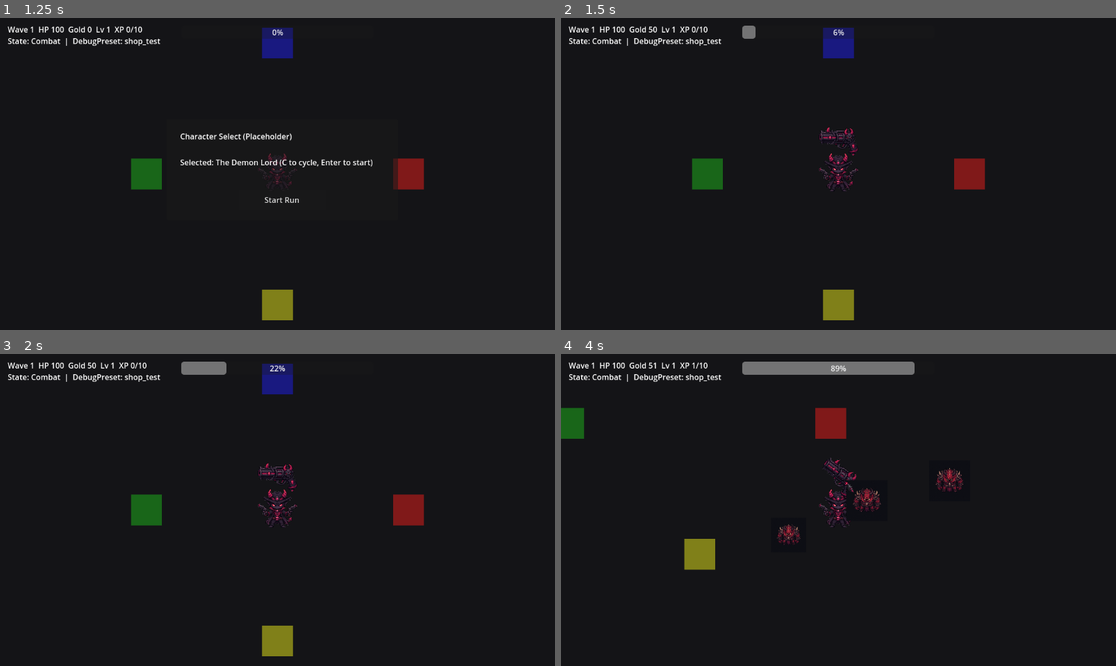
Above: before the commit, frames 1-4 (two rows, left to right).
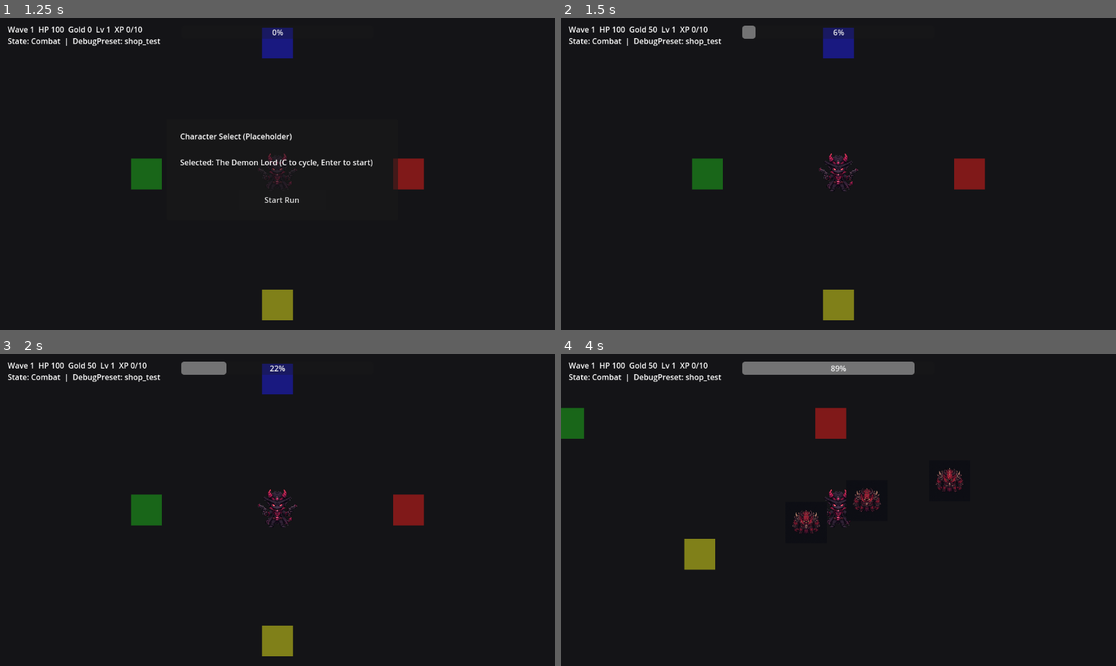
Above: after the commit, the same moments.

Repository: KevinRabbe/bullet-hell-roughe-lite
Game: Godot game, scene res://scenes/ui/MainMenu.tscn
Same seed, same stepped clock (60 frames per second), same inputs: the game is played once before the commit and once after it.
Inputs (mouse positions are in pixels of both pictures, inside the frame that each line leads up to):
- Up to frame 1 (1.25 s): click "Start Run" at 0.5 s
- Up to frame 2 (1.5 s): click "Start Run" at 1.25 s
- Up to frame 3 (2 s): no input
- Up to frame 4 (4 s): tap Enter at 2 s; move the mouse to (960, 494) at 2.02 s; hold D (move_right) 2.03-2.78 s; hold C (cycle_character) 2.03-2.78 s; click (960, 494) at 2.17 s; tap Space at 2.27, 3.02 s; move the mouse to (727, 525) at 2.77 s; hold S (move_down) 2.78-3.53 s; tap E (interact) at 2.85 s; move the mouse to (894, 441) at 3.52 s; hold D (move_right) from 3.53 s (still down); tap B at 3.6 s

Frame 1 is identical in both runs. In frame 2, 0.2% of the frame differs, in the area x 46-54%, y 34-45%; in frame 3, 0.2%; in frame 4, 0.5%, in the area x 16-54%, y 2-62%.

Commit message:
Add Harvester as second playable character with art pack

Diff:
--- a/data/characters/harvester.json
+++ b/data/characters/harvester.json
@@ -1,7 +1,7 @@
 {
   "id": "harvester",
   "display_name": "The Harvester",
-  "description": "Placeholder: sustain and drain-focused archetype.",
-  "starting_weapon_ids": ["scythe_alpha"],
-  "passive_tags": ["placeholder_passive"]
+  "description": "Kill-scaling fighter with a weak start and strong late snowball.",
+  "starting_weapon_ids": ["scrap_pistol"],
+  "passive_tags": ["efficient_harvest", "weak_start"]
 }
--- /dev/null
+++ b/data/weapons/bone_knife.tres
@@ -0,0 +1,26 @@
+[gd_resource type="Resource" script_class="WeaponData" load_steps=3 format=3]
+
+[ext_resource type="Script" path="res://scripts/weapons/weapon_data.gd" id="1"]
+[ext_resource type="Texture2D" path="res://assets/sprites/weapons/harvester/bone_knife.png" id="2"]
+
+[resource]
+script = ExtResource("1")
+icon = ExtResource("2")
+id = "bone_knife"
+display_name = "Bone Knife"
+description = "Close-range Harvester blade with fast strikes."
+family_id = "harvester"
+cooldown_seconds = 0.35
+damage = 6.0
+projectile_speed = 650.0
+attack_range = 0.8
+projectile_lifetime_seconds = 1.7
+projectile_scene_path = "res://scenes/weapons/Projectile.tscn"
+family = "harvester"
+price = 4
+tags = Array[String](["harvester", "melee"])
+stat_scaling = {
+"attack_speed": 1.0,
+"damage": 0.7,
+"range": 0.2
+}
--- /dev/null
+++ b/data/weapons/butcher_tool.tres
@@ -0,0 +1,26 @@
+[gd_resource type="Resource" script_class="WeaponData" load_steps=3 format=3]
+
+[ext_resource type="Script" path="res://scripts/weapons/weapon_data.gd" id="1"]
+[ext_resource type="Texture2D" path="res://assets/sprites/weapons/harvester/butcher_tool.png" id="2"]
+
+[resource]
+script = ExtResource("1")
+icon = ExtResource("2")
+id = "butcher_tool"
+display_name = "Butcher Tool"
+description = "Heavy Harvester finisher with high burst."
+family_id = "harvester"
+cooldown_seconds = 0.85
+damage = 16.0
+projectile_speed = 680.0
+attack_range = 0.95
+projectile_lifetime_seconds = 1.9
+projectile_scene_path = "res://scenes/weapons/Projectile.tscn"
+family = "harvester"
+price = 7
+tags = Array[String](["harvester", "burst"])
+stat_scaling = {
+"damage": 1.2,
+"attack_speed": 0.3,
+"range": 0.2
+}
--- /dev/null
+++ b/data/weapons/grave_rifle.tres
@@ -0,0 +1,26 @@
+[gd_resource type="Resource" script_class="WeaponData" load_steps=3 format=3]
+
+[ext_resource type="Script" path="res://scripts/weapons/weapon_data.gd" id="1"]
+[ext_resource type="Texture2D" path="res://assets/sprites/weapons/harvester/grave_rifle.png" id="2"]
+
+[resource]
+script = ExtResource("1")
+icon = ExtResource("2")
+id = "grave_rifle"
+display_name = "Grave Rifle"
+description = "Long-range precision Harvester firearm."
+family_id = "harvester"
+cooldown_seconds = 0.42
+damage = 8.0
+projectile_speed = 820.0
+attack_range = 1.3
+projectile_lifetime_seconds = 2.4
+projectile_scene_path = "res://scenes/weapons/Projectile.tscn"
+family = "harvester"
+price = 6
+tags = Array[String](["harvester", "rifle", "precision"])
+stat_scaling = {
+"damage": 0.9,
+"range": 0.8,
+"crit_chance": 0.4
+}
--- /dev/null
+++ b/data/weapons/heart_collector.tres
@@ -0,0 +1,26 @@
+[gd_resource type="Resource" script_class="WeaponData" load_steps=3 format=3]
+
+[ext_resource type="Script" path="res://scripts/weapons/weapon_data.gd" id="1"]
+[ext_resource type="Texture2D" path="res://assets/sprites/weapons/harvester/heart_collector.png" id="2"]
+
+[resource]
+script = ExtResource("1")
+icon = ExtResource("2")
+id = "heart_collector"
+display_name = "Heart Collector"
+description = "Siphons vitality while scaling with kills."
+family_id = "harvester"
+cooldown_seconds = 0.7
+damage = 9.0
+projectile_speed = 620.0
+attack_range = 1.0
+projectile_lifetime_seconds = 2.1
+projectile_scene_path = "res://scenes/weapons/Projectile.tscn"
+family = "harvester"
+price = 5
+tags = Array[String](["harvester", "vitality"])
+stat_scaling = {
+"damage": 0.9,
+"max_hp": 0.4,
+"range": 0.5
+}
--- /dev/null
+++ b/data/weapons/rusted_smg.tres
@@ -0,0 +1,26 @@
+[gd_resource type="Resource" script_class="WeaponData" load_steps=3 format=3]
+
+[ext_resource type="Script" path="res://scripts/weapons/weapon_data.gd" id="1"]
+[ext_resource type="Texture2D" path="res://assets/sprites/weapons/harvester/rusted_smg.png" id="2"]
+
+[resource]
+script = ExtResource("1")
+icon = ExtResource("2")
+id = "rusted_smg"
+display_name = "Rusted SMG"
+description = "High rate Harvester weapon that ramps over time."
+family_id = "harvester"
+cooldown_seconds = 0.14
+damage = 3.0
+projectile_speed = 760.0
+attack_range = 0.9
+projectile_lifetime_seconds = 1.8
+projectile_scene_path = "res://scenes/weapons/Projectile.tscn"
+family = "harvester"
+price = 5
+tags = Array[String](["harvester", "rapid"])
+stat_scaling = {
+"attack_speed": 1.2,
+"damage": 0.6,
+"range": 0.3
+}
--- /dev/null
+++ b/data/weapons/scrap_pistol.tres
@@ -0,0 +1,26 @@
+[gd_resource type="Resource" script_class="WeaponData" load_steps=3 format=3]
+
+[ext_resource type="Script" path="res://scripts/weapons/weapon_data.gd" id="1"]
+[ext_resource type="Texture2D" path="res://assets/sprites/weapons/harvester/scrap_pistol.png" id="2"]
+
+[resource]
+script = ExtResource("1")
+icon = ExtResource("2")
+id = "scrap_pistol"
+display_name = "Scrap Pistol"
+description = "Harvester starter weapon. Reliable but weak early."
+family_id = "harvester"
+cooldown_seconds = 0.55
+damage = 7.0
+projectile_speed = 700.0
+attack_range = 1.0
+projectile_lifetime_seconds = 2.0
+projectile_scene_path = "res://scenes/weapons/Projectile.tscn"
+family = "harvester"
+price = 4
+tags = Array[String](["harvester", "starter", "gun"])
+stat_scaling = {
+"attack_speed": 0.8,
+"damage": 0.8,
+"range": 0.4
+}
--- a/scripts/player/player.gd
+++ b/scripts/player/player.gd
@@ -19,6 +19,7 @@
 @onready var auto_weapon: Node = get_node_or_null("AutoWeapon")
 @onready var weapon_loadout: Node = get_node_or_null("WeaponLoadout")
 @onready var player_build: Node = get_node_or_null("PlayerBuild")
+@onready var visual_sprite: Sprite2D = get_node_or_null("Visual")
 
 const GUNSLINGER_WEAPON_IDS: Array[String] = [
 	"heavy_pistol",
@@ -36,6 +37,11 @@
 	"gunslinger_revolver": "res://data/weapons/gunslinger_revolver.tres",
 	"gunslinger_assault_rifle": "res://data/weapons/gunslinger_assault_rifle.tres",
 	"gunslinger_sniper_rifle": "res://data/weapons/gunslinger_sniper_rifle.tres"
+}
+
+const CHARACTER_VISUAL_TEXTURES: Dictionary = {
+	"gunslinger": "res://assets/sprites/characters/gunslinger/gunslinger_idle.png",
+	"harvester": "res://assets/sprites/characters/harvester/harvester_idle.png"
 }
 
 func _ready() -> void:
@@ -223,6 +229,18 @@
 	stats.portal_instability = 0.0
 
 func _apply_character_starting_weapon() -> void:
+	var data_registry := get_node_or_null("/root/DataRegistry")
+	if data_registry != null and data_registry.has_method("get_character"):
+		var character_variant: Variant = data_registry.call("get_character", active_character_id)
+		if character_variant is Dictionary:
+			var character_data: Dictionary = character_variant
+			var starter_variant: Variant = character_data.get("starting_weapon_ids", [])
+			if starter_variant is Array:
+				for weapon_entry in starter_variant:
+					var starter_id := str(weapon_entry)
+					if starter_id != "":
+						grant_weapon(starter_id)
+						return
 	_debug_add_gunslinger_weapon_by_id("heavy_pistol")
 
 func _apply_character_rules() -> void:
@@ -231,13 +249,43 @@
 		stats.poison_damage = 0.8
 		stats.bleed_damage = 0.8
 		stats.frost_power = 0.8
+	elif active_character_id == "harvester":
+		stats.damage *= 0.85
 	if player_build != null:
 		var weapons_variant: Variant = player_build.get("equipped_weapon_ids")
 		if weapons_variant is Array:
 			var weapons: Array = weapons_variant
-			if weapons.is_empty():
+			weapons.clear()
+			var starter_weapon_id := _resolve_character_starter_weapon_id()
+			if starter_weapon_id != "":
+				weapons.append(starter_weapon_id)
+			else:
 				weapons.append("heavy_pistol")
-				player_build.set("equipped_weapon_ids", weapons)
+			player_build.set("equipped_weapon_ids", weapons)
+	_apply_character_visual()
+
+func _resolve_character_starter_weapon_id() -> String:
+	var data_registry := get_node_or_null("/root/DataRegistry")
+	if data_registry != null and data_registry.has_method("get_character"):
+		var character_variant: Variant = data_registry.call("get_character", active_character_id)
+		if character_variant is Dictionary:
+			var character_data: Dictionary = character_variant
+			var starter_variant: Variant = character_data.get("starting_weapon_ids", [])
+			if starter_variant is Array and (starter_variant as Array).size() > 0:
+				return str((starter_variant as Array)[0])
+	return ""
+
+func _apply_character_visual() -> void:
+	if visual_sprite == null:
+		return
+	var texture_path := str(CHARACTER_VISUAL_TEXTURES.get(active_character_id, ""))
+	if texture_path == "":
+		return
+	if not ResourceLoader.exists(texture_path):
+		return
+	var texture_resource := load(texture_path)
+	if texture_resource is Texture2D:
+		visual_sprite.texture = texture_resource
 
 func get_damage_multiplier_for_target(target: Node) -> float:
 	if active_character_id != "gunslinger":
@@ -293,6 +341,8 @@
 	var granted_rarity := str(grant_result.get("rarity", "common"))
 
 	var weapon_path := str(GUNSLINGER_WEAPON_RESOURCES.get(weapon_id, ""))
+	if weapon_path == "":
+		weapon_path = "res://data/weapons/%s.tres" % weapon_id
 	if weapon_path != "":
 		var weapon_resource := load(weapon_path)
 		if auto_weapon != null and auto_weapon.has_method("set_weapon_data"):
Binary file added: assets/sprites/characters/harvester/harvester_idle.png
Binary file added: assets/sprites/projectiles/harvester/harvester_projectile_01.png
Binary file added: assets/sprites/projectiles/harvester/harvester_projectile_02.png
Binary file added: assets/sprites/projectiles/harvester/harvester_projectile_03.png
Binary file added: assets/sprites/projectiles/harvester/harvester_projectile_04.png
Binary file added: assets/sprites/projectiles/harvester/harvester_projectile_05.png
Binary file added: assets/sprites/projectiles/harvester/harvester_projectile_06.png
Binary file added: assets/sprites/weapons/harvester/bone_knife.png
Binary file added: assets/sprites/weapons/harvester/butcher_tool.png
Binary file added: assets/sprites/weapons/harvester/grave_rifle.png
Binary file added: assets/sprites/weapons/harvester/heart_collector.png
Binary file added: assets/sprites/weapons/harvester/rusted_smg.png
(and 1 more such lines)
